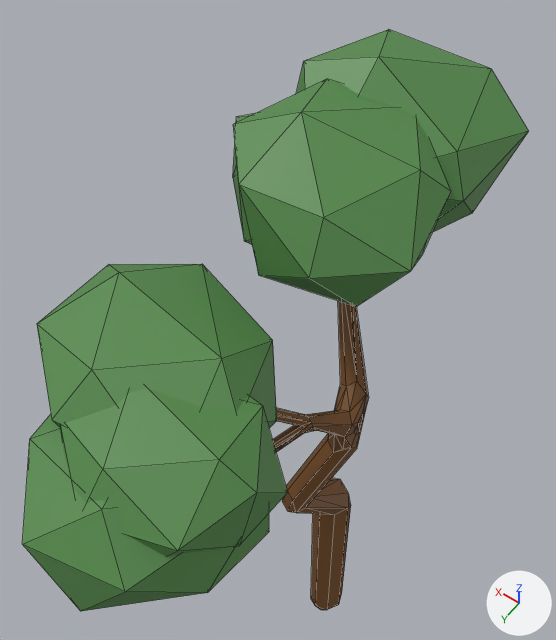
The OBJ model FARM-LIFE/models/tree/tree0/tree0.obj as it was, and as the next commit left it.
One viewpoint serves both versions: a 50 mm camera at (-0.6, 1.3, 4.28) aimed at (0.51, -0.26, 1.83). Every picture has the same lights, and +X, +Y and +Z are marked at lower right. Mesh edges are drawn as thin lines. Where no turn or scale is listed for an object, it has been applied to the vertices. Vertices at the same position are counted once.

The scene before the commit, as lines of its bpy script (objects in view):
```python
me_cube = bpy.data.meshes.new('Cube')
me_cube.from_pydata(...)  # 153 vertices, 236 faces; spans x -0.08..0.4, y -0.39..0.7, z -0.06..2.73
me_cube.materials.append(mat_material)  # brown #754c20
me_icosphere = bpy.data.meshes.new('Icosphere')
me_icosphere.from_pydata(...)  # 55 vertices, 98 faces; spans x -0.12..0.751, y 0.194..1.09, z 2.257..2.713
me_icosphere.materials.append(mat_material_002)  # green #558a4b
me_icosphere_001 = bpy.data.meshes.new('Icosphere.001')
me_icosphere_001.from_pydata(...)  # 54 vertices, 96 faces; spans x -0.128..0.565, y -0.772..0.19, z 2.517..3.024
me_icosphere_001.materials.append(mat_material_003)  # green #558a4b
ob_cube = bpy.data.objects.new('Cube', me_cube)
ob_cube.location = (0.0, 0.0, 0.0)
ob_icosphere = bpy.data.objects.new('Icosphere', me_icosphere)
ob_icosphere.location = (0.0, 0.0, 0.0)
ob_icosphere_001 = bpy.data.objects.new('Icosphere.001', me_icosphere_001)
ob_icosphere_001.location = (0.0, 0.0, 0.0)
```
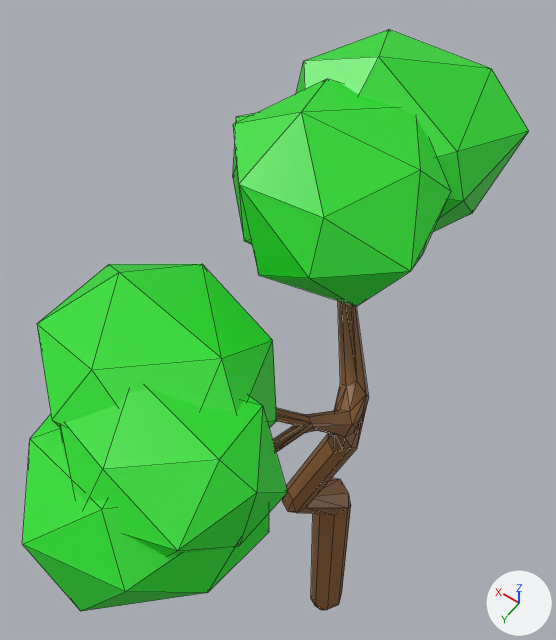
The newer file is also rescaled (x17.9), turned or shifted as a whole; pictures and numbers use the older file's frame.

What differs and where, as boxes [x1, y1, x2, y2] in the pictures (556 x 640 px):
'Icosphere', recoloured: [22, 264, 287, 611] in both
'Icosphere.001', recoloured: [233, 29, 529, 306] in both
part 1 of me_cube, recoloured: [272, 301, 366, 610] in both

The edits, one by one:
Picture 'leaves.png' (img_leaves_png) is new.
Picture 'tree.png' (img_tree_png) is new.
Material 'Material.001' (mat_material_001) is new.
Its texture is img_leaves_png.
Its roughness is 0.431.
Material 'Material.004' (mat_material_004) is new.
Its texture is img_tree_png.
Its roughness is 0.431.
me_cube is used by ob_cube; location (0.0, 0.0, 0.0).
me_cube had 153 vertices, 236 faces and spanned x -0.08..0.4, y -0.39..0.7, z -0.06..2.73.
me_cube now has 154 vertices, 239 faces and spans x -0.08..0.4, y -0.39..0.7, z -0.06..2.73.
me_cube part 1: 235 faces spanning x -0.08..0.4, y -0.39..0.7, z -0.06..2.73 switch from mat_material (brown #754c20) to mat_material_004 (picture img_tree_png).
me_icosphere has 55 vertices, 98 faces and spans x -0.12..0.751, y 0.194..1.09, z 2.257..2.713.
me_icosphere no longer uses material mat_material_002 (green #558a4b).
me_icosphere now uses material mat_material_001 (picture img_leaves_png).
me_icosphere_001 has 54 vertices, 96 faces and spans x -0.128..0.565, y -0.772..0.19, z 2.517..3.024.
me_icosphere_001 no longer uses material mat_material_003 (green #558a4b).
me_icosphere_001 now uses material mat_material_001 (picture img_leaves_png).
